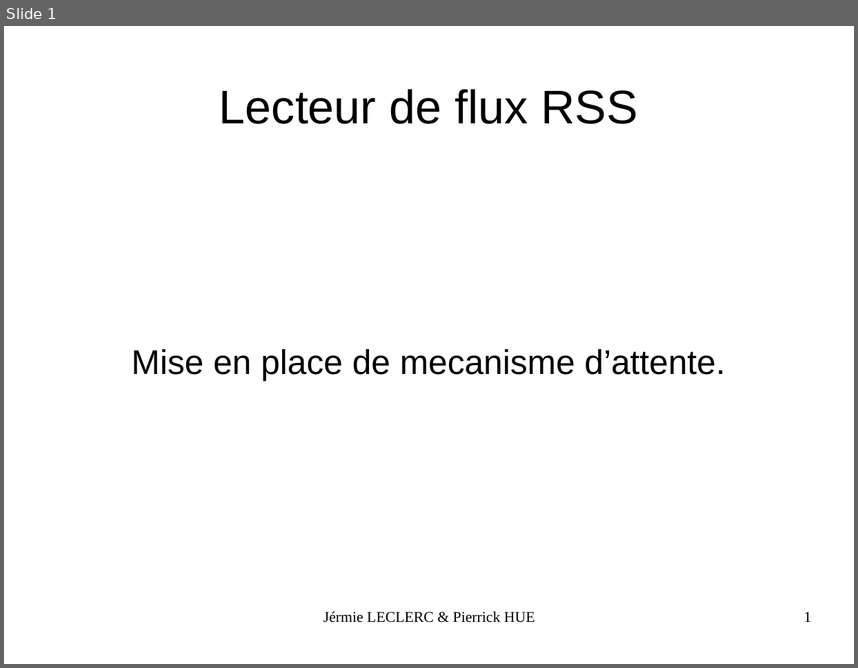
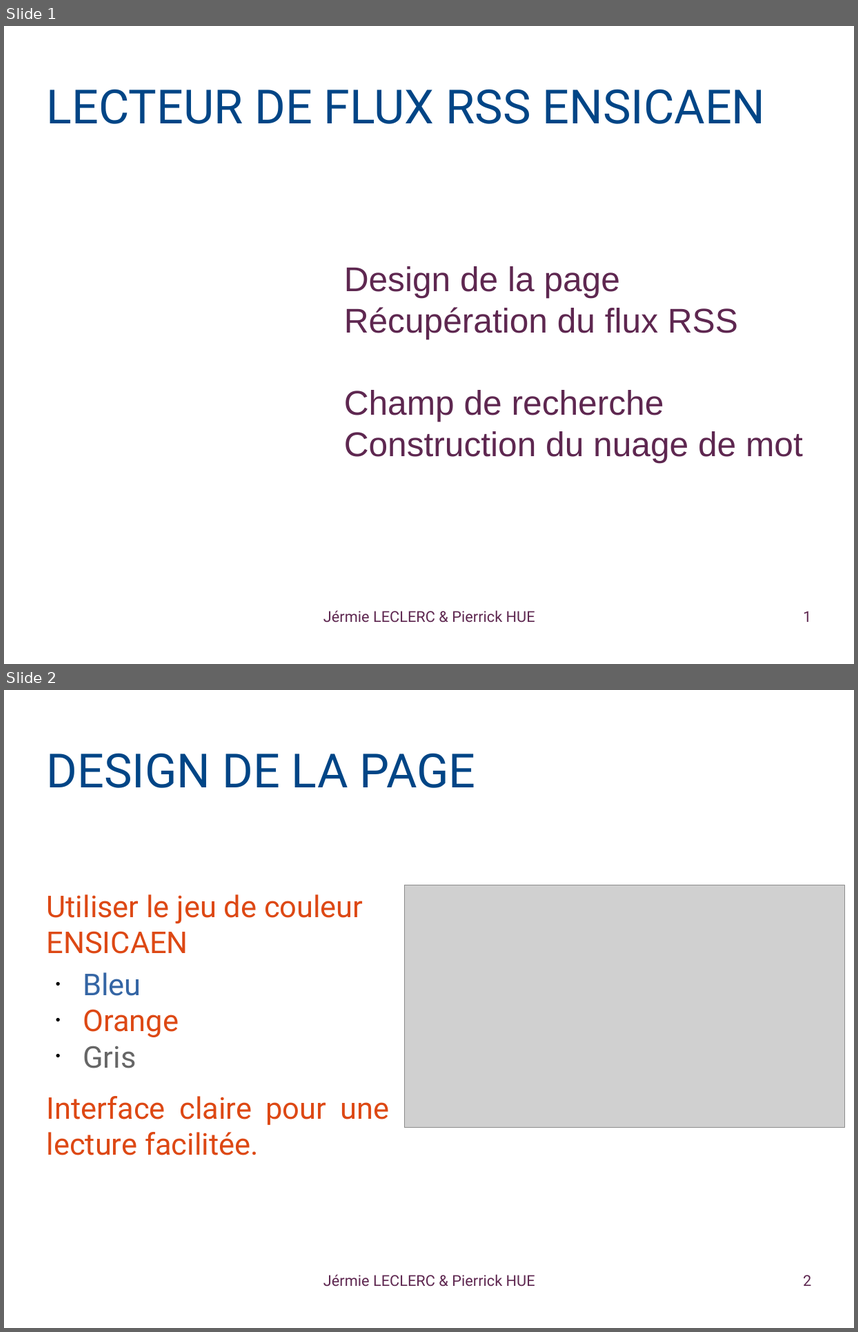
Before and after one commit to Jeremielc/ENSICaen_RSSFeedProject, a slide deck: Presentation/RSSFeedReader.odp. Shown one above the other, each under a label of ours: slide 1 before the commit, slides 1 and 2 after it. The pictures are 858x668 and 858x1332 pixels, drawn with LibreOffice and Linux fonts; fonts in the diff are those of the drawing; grey boxes stand for pictures; background and template pictures are left out. Boxes give left, top, right and bottom in pixels: in the first picture for what was removed or moved away, otherwise in the second. Text is boxed around its words. In the diff, an @@ line names an element or a change of style, - is before the commit and + after.

```diff
--- a/Presentation/RSSFeedReader.odp
+++ b/Presentation/RSSFeedReader.odp
@@ slide 2 added at [4, 690, 854, 1328], background picture (left out) @@
@@ title added at [47, 753, 476, 788], 44 pt, text #004586 @@
+DESIGN DE LA PAGE
@@ text added at [47, 894, 390, 1155], 28 pt, text #DD4814 @@
+Utiliser le jeu de couleur ENSICAEN
+• Bleu
+• Orange
+• Gris
+Interface claire pour une lecture facilitée.
@@ picture added at [405, 885, 846, 1127] @@
@@ text added at [323, 1274, 535, 1286], 14 pt, text #5E2750 @@
+Jérmie LECLERC & Pierrick HUE
@@ page number added at [803, 1274, 811, 1285], 14 pt, text #5E2750 @@
+2
@@ slide 1 changed as well @@
@@ title at [47, 89, 766, 124]: text changed; font Arial to Roboto; text colour #000000 to #004586 @@
-Lecteur de flux RSS
+LECTEUR DE FLUX RSS ENSICAEN
@@ subtitle added at [344, 266, 803, 462], 32 pt, text #5E2750 @@
+Design de la page
+Récupération du flux RSS
+Champ de recherche
+Construction du nuage de mot
@@ subtitle removed at [132, 349, 725, 380] @@
-Mise en place de mecanisme d’attente.
@@ text "Jérmie LECLERC & Pierrick HUE" at [323, 610, 535, 622]: font Times New Roman to Roboto, text colour #000000 to #5E2750 @@
@@ page number at [803, 610, 811, 621]: font Times New Roman to Roboto, text colour #000000 to #5E2750 @@
```
Also in this commit, not shown: 2 other slides changed, 4 other slides added, 18 other files.
